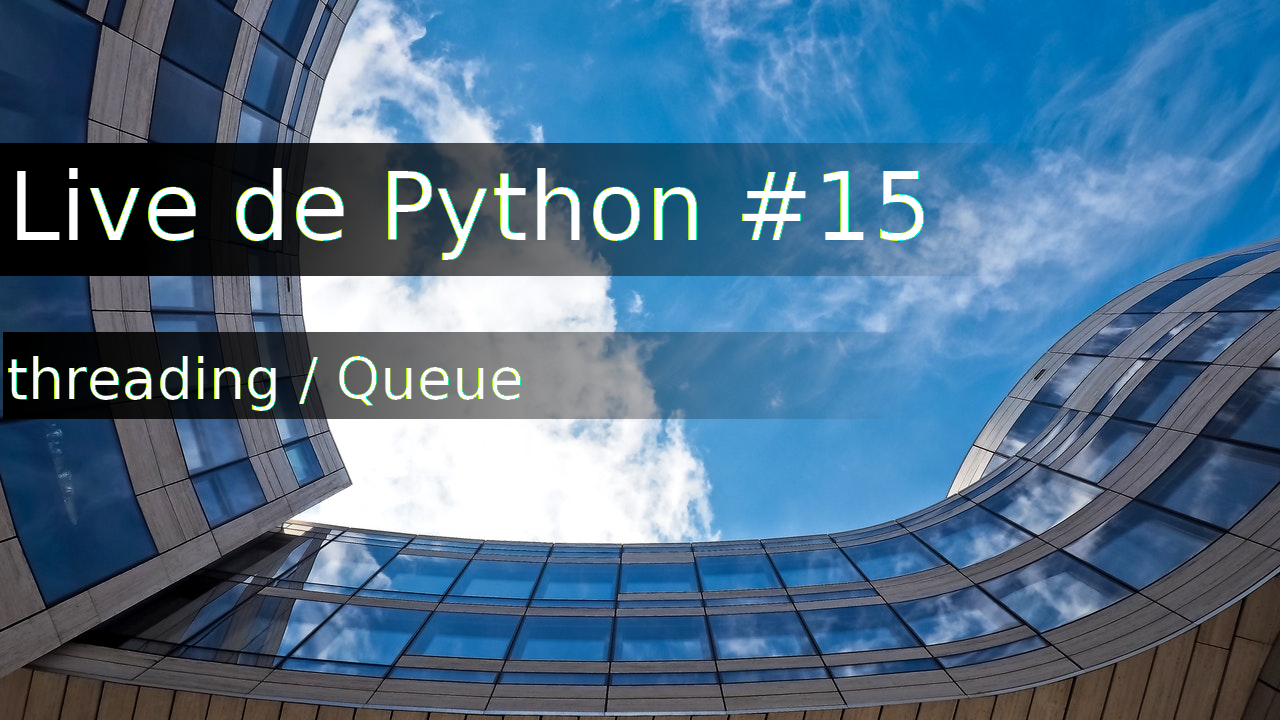
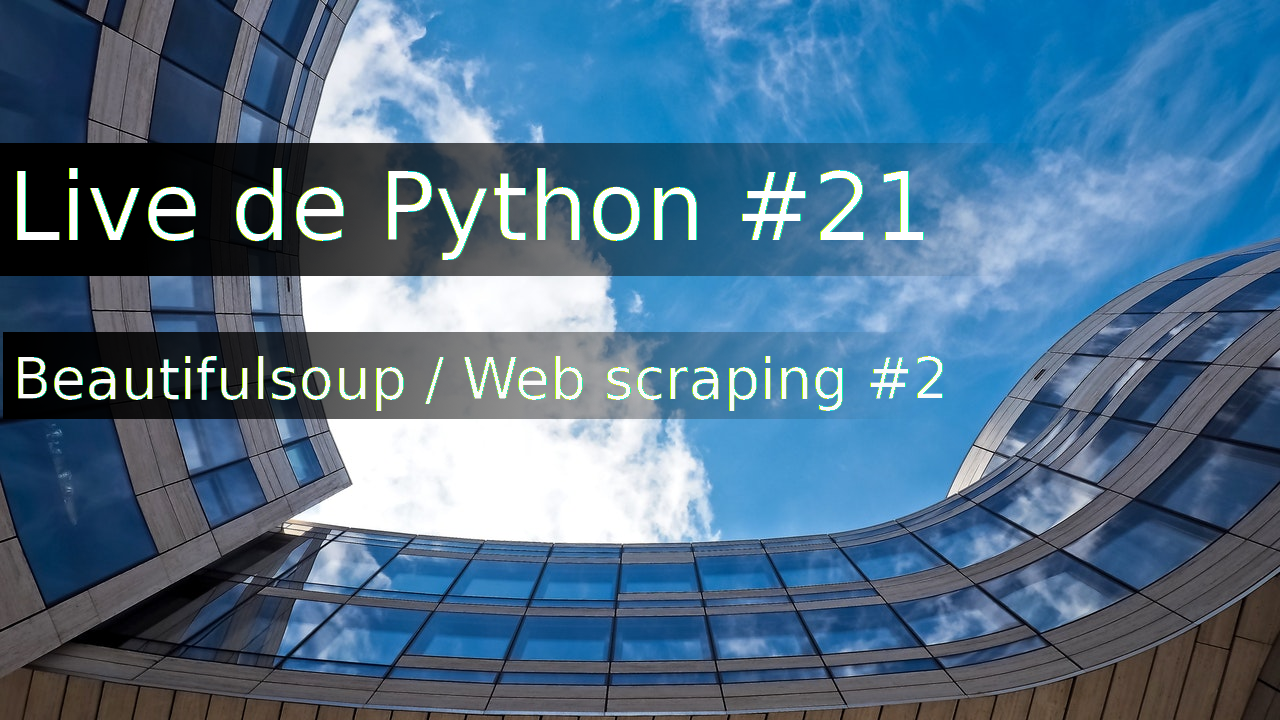
The second 1280px x 720px image is a revision of the first. Changes to its layers:
renamed "threading / Queue" to "Beautifulsoup / Web scraping ...", painted on it over [7,356,944,411]
renamed "Live de Python #15" to "Live de Python #21", painted on it over [819,170,925,241]
